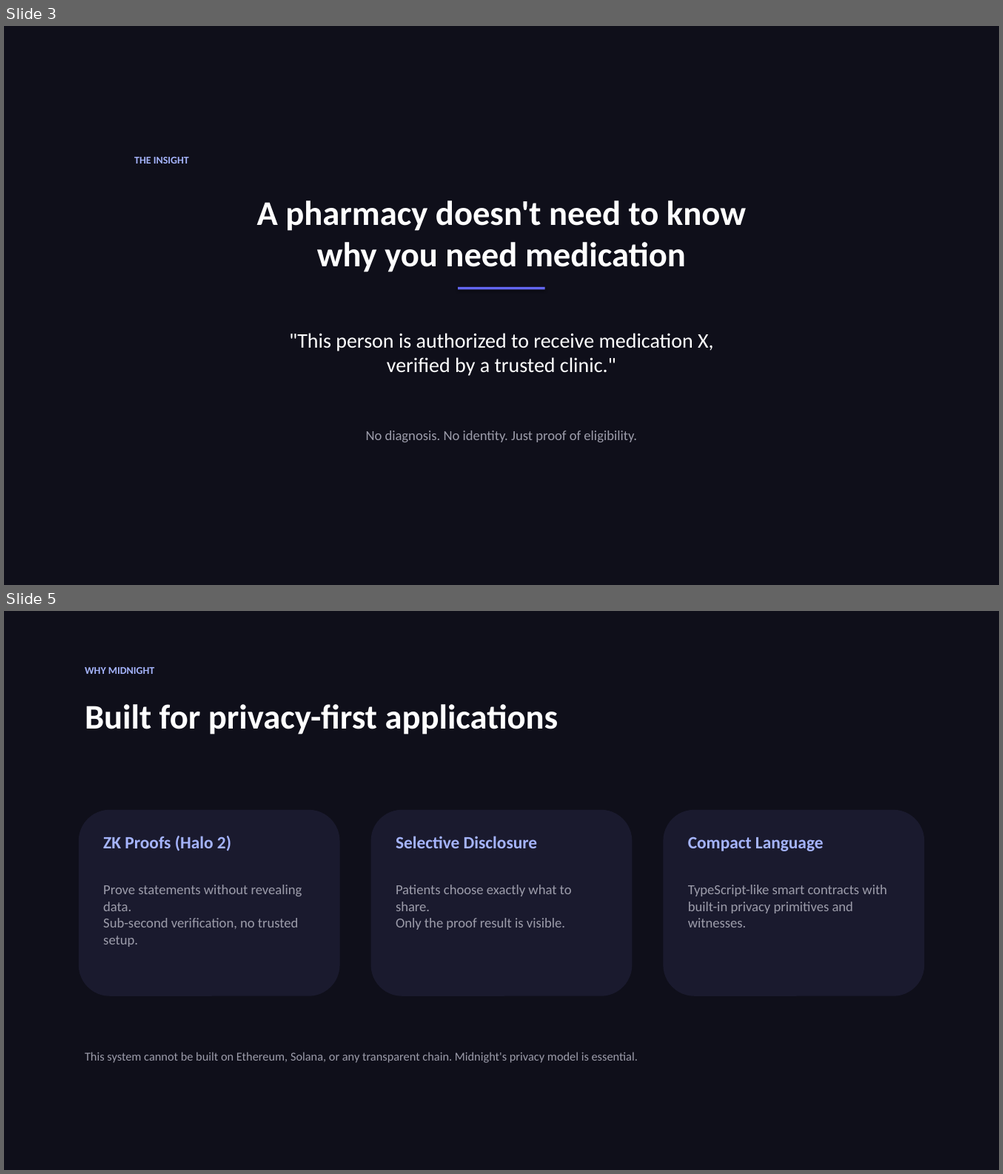
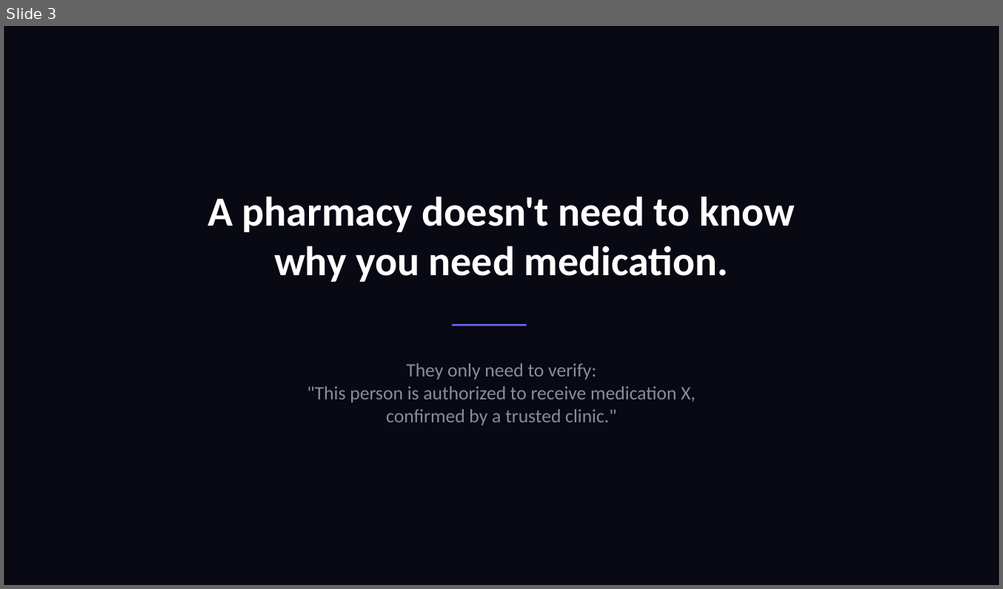
Before and after one commit to 0xNoramiya/nightrx, a slide deck: NightRx-Pitch-Deck.pptx. Shown one above the other, each under a label of ours: slides 3 and 5 before the commit, slide 3 after it; the slides between them are not shown. The pictures are 1003x1174 and 1003x589 pixels, drawn with LibreOffice and Linux fonts; fonts in the diff are those of the drawing. Boxes give left, top, right and bottom in pixels: in the first picture for what was removed or moved away, otherwise in the second. Text is boxed around its words. In the diff, an @@ line names an element or a change of style, - is before the commit and + after.

Commit message:
docs: redesigned pitch deck (14 slides) with screenshot placeholders
Clean, impactful design. Slides 5-7 have placeholder areas for
app screenshots (Clinic, Patient, Pharmacy views).

```diff
--- a/NightRx-Pitch-Deck.pptx
+++ b/NightRx-Pitch-Deck.pptx
@@ slide 5 removed at (4,611,999,1170), background #0F0F1A @@
@@ text removed at (85,667,154,674) @@
-WHY MIDNIGHT
@@ text removed at (85,704,558,735) @@
-Built for privacy-first applications
@@ rounded rectangle removed at (79,810,340,997) @@
@@ rounded rectangle removed at (371,810,632,997) @@
@@ rounded rectangle removed at (663,810,924,997) @@
@@ text removed at (103,836,231,851) @@
-ZK Proofs (Halo 2)
@@ text removed at (395,836,538,849) @@
-Selective Disclosure
@@ text removed at (688,837,823,851) @@
-Compact Language
@@ text removed at (103,885,302,947) @@
-Prove statements without revealing data.
-Sub-second verification, no trusted setup.
@@ text removed at (395,885,572,930) @@
-Patients choose exactly what to share.
-Only the proof result is visible.
@@ text removed at (688,885,887,928) @@
-TypeScript-like smart contracts with
-built-in privacy primitives and witnesses.
@@ text removed at (85,1052,637,1063) @@
-This system cannot be built on Ethereum, Solana, or any transparent chain. Midnight's privacy model is essential.
@@ slide 3 changed as well @@
@@ background #0F0F1A to #090914 @@
@@ text removed at (134,157,189,164) @@
-THE INSIGHT
@@ text at (208,196,794,282): text changed; size 40 to 48 pt @@
-A pharmacy doesn't need to know
-why you need medication
+A pharmacy doesn't need to know
+why you need medication.
@@ rectangle: place and size @@
-rectangle at (458,287,545,289)
+rectangle at (452,324,526,326)
@@ text at (307,363,695,426): text changed; size 24 to 22 pt; text colour #FFFFFF to #8B8B9E @@
-"This person is authorized to receive medication X,
-verified by a trusted clinic."
+They only need to verify:
+"This person is authorized to receive medication X,
+confirmed by a trusted clinic."
@@ text removed at (366,431,637,443) @@
-No diagnosis. No identity. Just proof of eligibility.
```
Also in this commit, not shown: 4 other slides changed, 9 slides added, 6 other slides removed.
